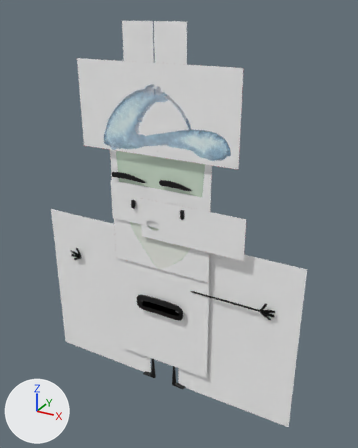
What one commit did to the FBX model Assets/FBXs/Main Character/MainCharacter_IdleBlink.fbx.
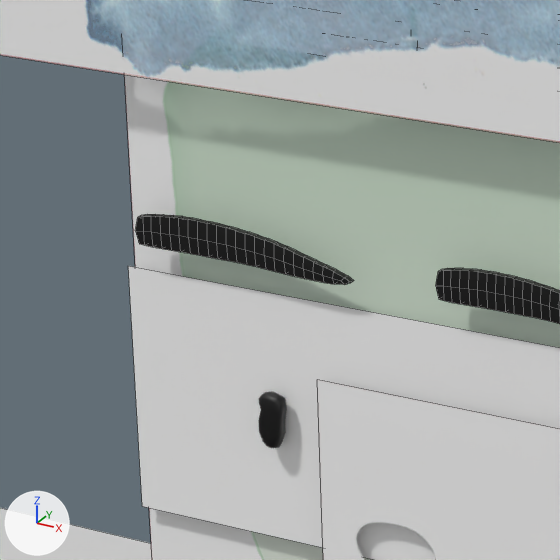
The first picture shows the older version from a 50 mm camera at (0.166, -0.2097, 0.2858) aimed at (0.0477, 0.0053, 0.1783). The close-ups show both versions on the part from 25% to 50% of the width and 31% to 51% of the height of that picture; other places that the commit changed are outside them. Lighting does not change. The marker at lower left points along +X, +Y and +Z. The close-ups show mesh edges as thin lines. Where no turn or scale is listed for an object, it has been applied to the vertices.

Objects in the first close-up: 'MainCharacter:eyes', 'MainCharacter:hat', 'MainCharacter:head', 'MainCharacter:l_antenna', 'MainCharacter:l_brow', 'MainCharacter:nose', 'MainCharacter:r_antenna', 'MainCharacter:r_brow', 'MainCharacter:r_eye', 'MainCharacter:r_wing'.
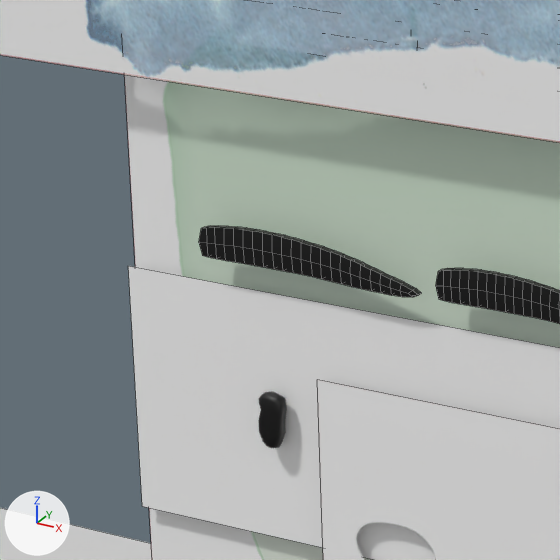
Diff of the bpy script that builds the scene:
```diff
--- a/Assets/FBXs/Main Character/MainCharacter_IdleBlink.fbx.py
+++ b/Assets/FBXs/Main Character/MainCharacter_IdleBlink.fbx.py
@@ ob_maincharacter_r_brow @@
 ob_maincharacter_r_brow = bpy.data.objects.new('MainCharacter:r_brow', me_mesh_004)
-ob_maincharacter_r_brow.location = (0.0216, -0.003, 0.2034)
+ob_maincharacter_r_brow.location = (0.0281, -0.003, 0.2034)
```

Boxes (x1, y1, x2, y2) around the edits, measured in the close-ups (560 x 560 px):
'MainCharacter:r_brow', moved: before (135, 214, 354, 285); after (199, 226, 422, 297)
